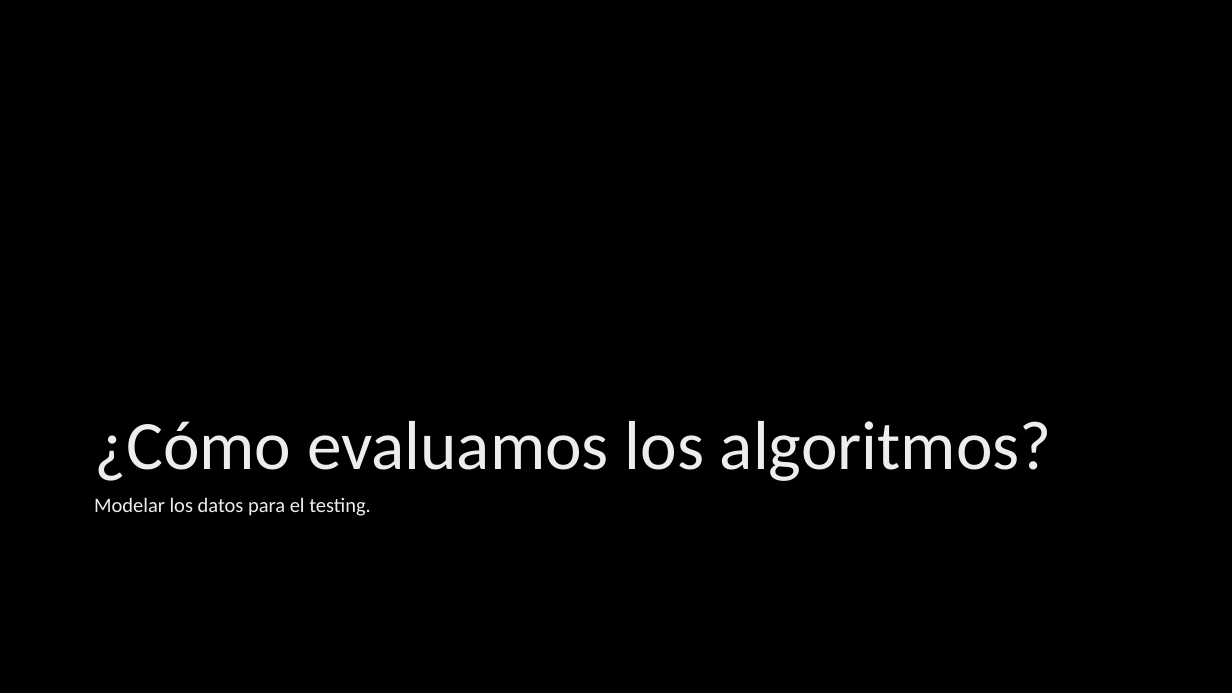
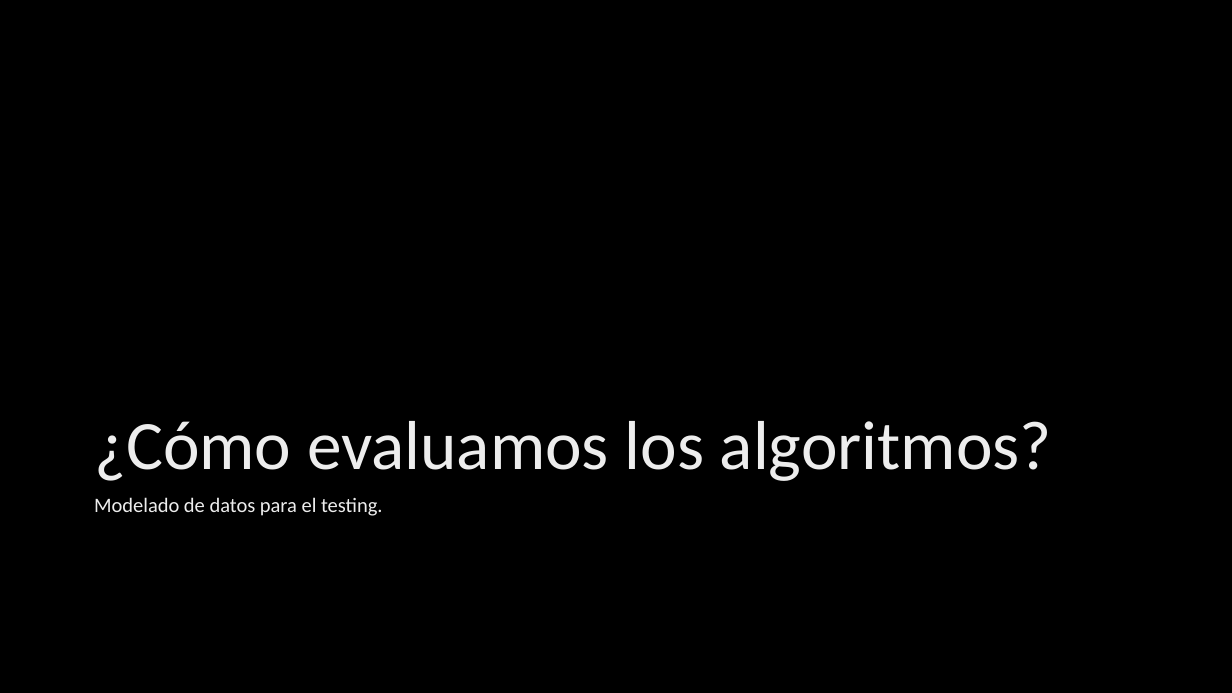
Before and after one commit to Nano-Nathan/ubae, a slide deck: slide 5 of UBAE.pptx. Drawn at 1232x693 pixels with LibreOffice and Linux fonts; fonts in the diff are those of the drawing; background and template pictures are left out. Boxes give left, top, right and bottom in pixels: in the first picture for what was removed or moved away, otherwise in the second. Text is boxed around its words. In the diff, an @@ line names an element or a change of style, - is before the commit and + after.

```diff
--- a/UBAE.pptx
+++ b/UBAE.pptx
@@ text at (94, 497, 383, 516): text changed @@
-Modelar los datos para el testing.
+Modelado de datos para el testing.
```
Also in this commit, not shown: 2 other slides changed, 9 slides added.
